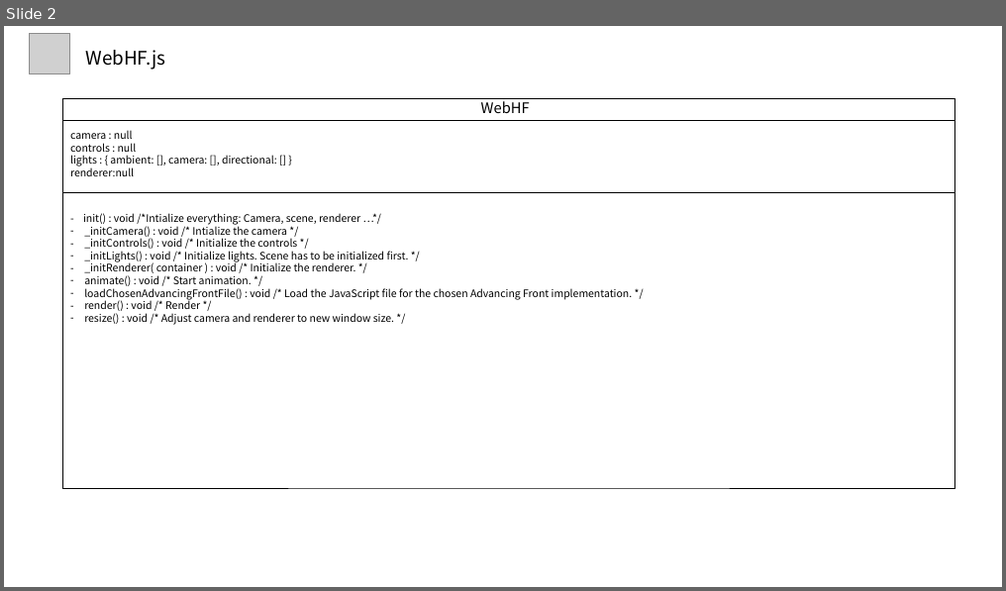
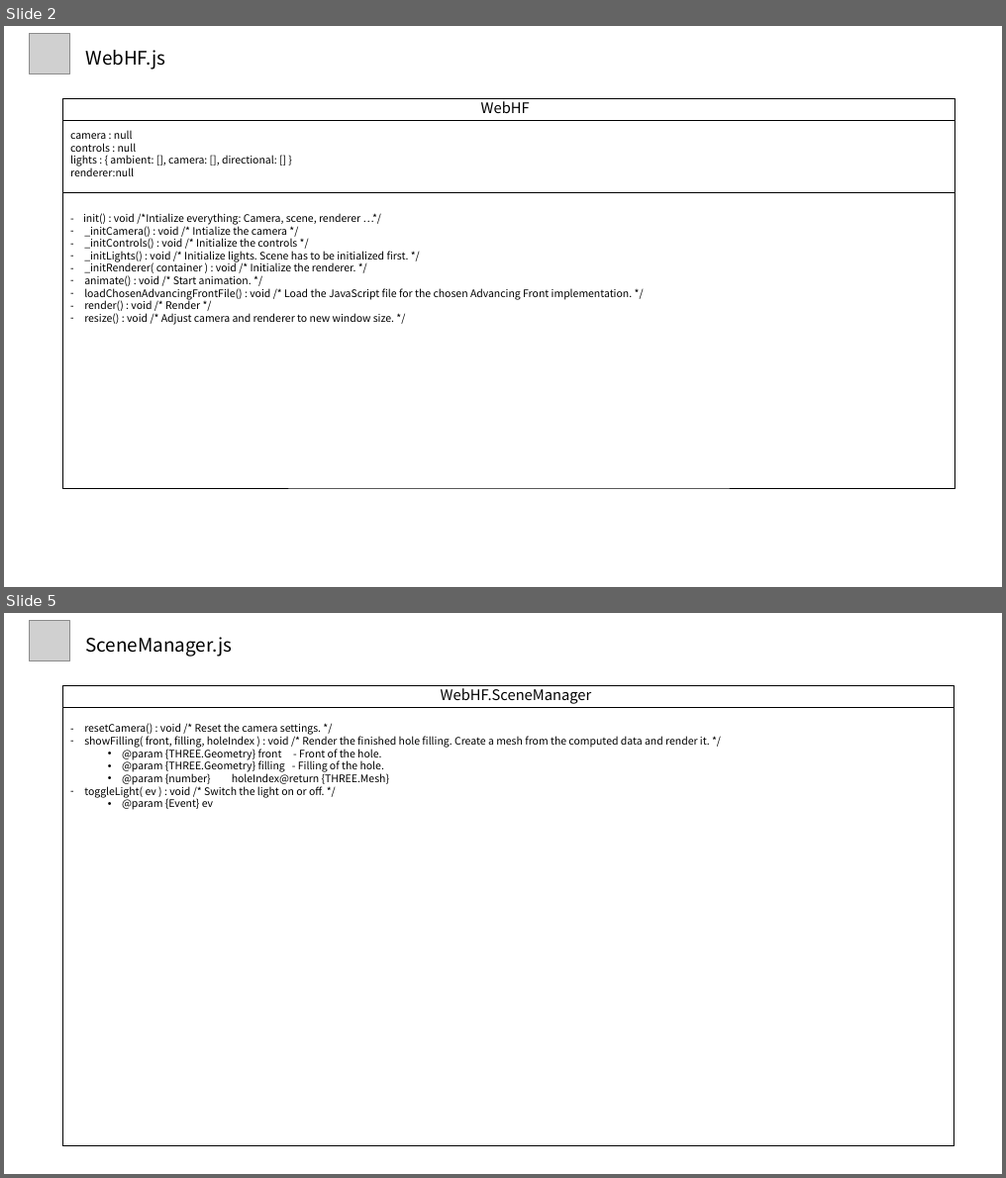
Before and after one commit to alexchun78/threeJS-holeFilling, a slide deck: (코드분석) WebGL Hole Filling.pptx. Shown one above the other, each under a label of ours: slide 2 before the commit, slides 2 and 5 after it; the slides between them are not shown. The pictures are 1006x591 and 1006x1178 pixels, drawn with LibreOffice and Linux fonts; fonts in the diff are those of the drawing; grey boxes stand for pictures. Boxes give left, top, right and bottom in pixels: in the first picture for what was removed or moved away, otherwise in the second. Text is boxed around its words. In the diff, an @@ line names an element or a change of style, - is before the commit and + after.

```diff
--- a/(코드분석) WebGL Hole Filling.pptx
+++ b/(코드분석) WebGL Hole Filling.pptx
@@ slide 5 added at [4,613,1002,1174], background #FFFFFF @@
@@ picture added at [30,621,70,661] @@
@@ text added at [86,637,233,657], 18 pt, text #000000 @@
+SceneManager.js
@@ rectangle added at [63,685,954,1147], outline #000000 0.5 pt @@
@@ text added at [441,685,592,704], 14 pt, text #000000 @@
+WebHF.SceneManager
@@ line added from (63, 708) to (954, 708), #000000 0.5 pt @@
@@ text added at [84,723,710,810], 10 pt, text #000000 @@
+– resetCamera() : void /* Reset the camera settings. */
+– showFilling( front, filling, holeIndex ) : void /* Render the finished hole filling. Create a mesh from the computed data and render it. */
+  • @param {THREE.Geometry} front - Front of the hole.
+  • @param {THREE.Geometry} filling - Filling of the hole.
+  • @param {number} holeIndex@return {THREE.Mesh}
+– toggleLight( ev ) : void /* Switch the light on or off. */
+  • @param {Event} ev
```
Also in this commit, not shown: 2 slides changed, 16 other slides added, 2 other files.
